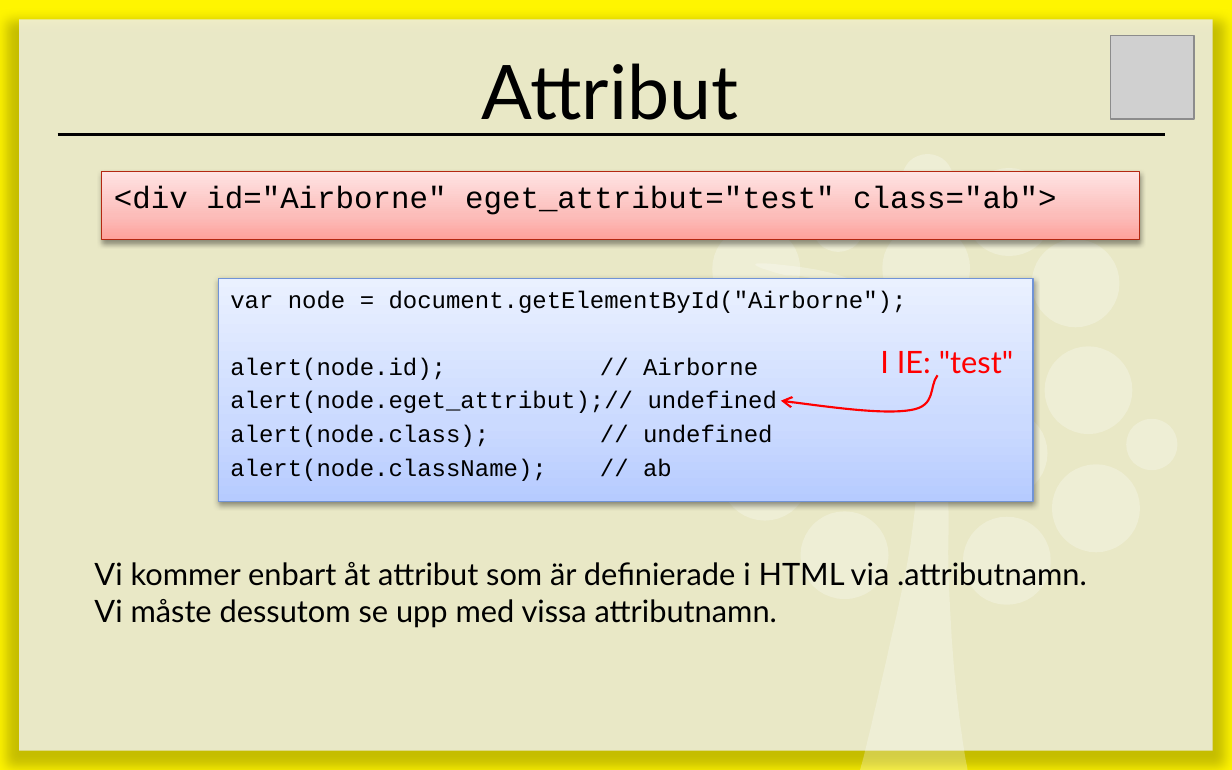
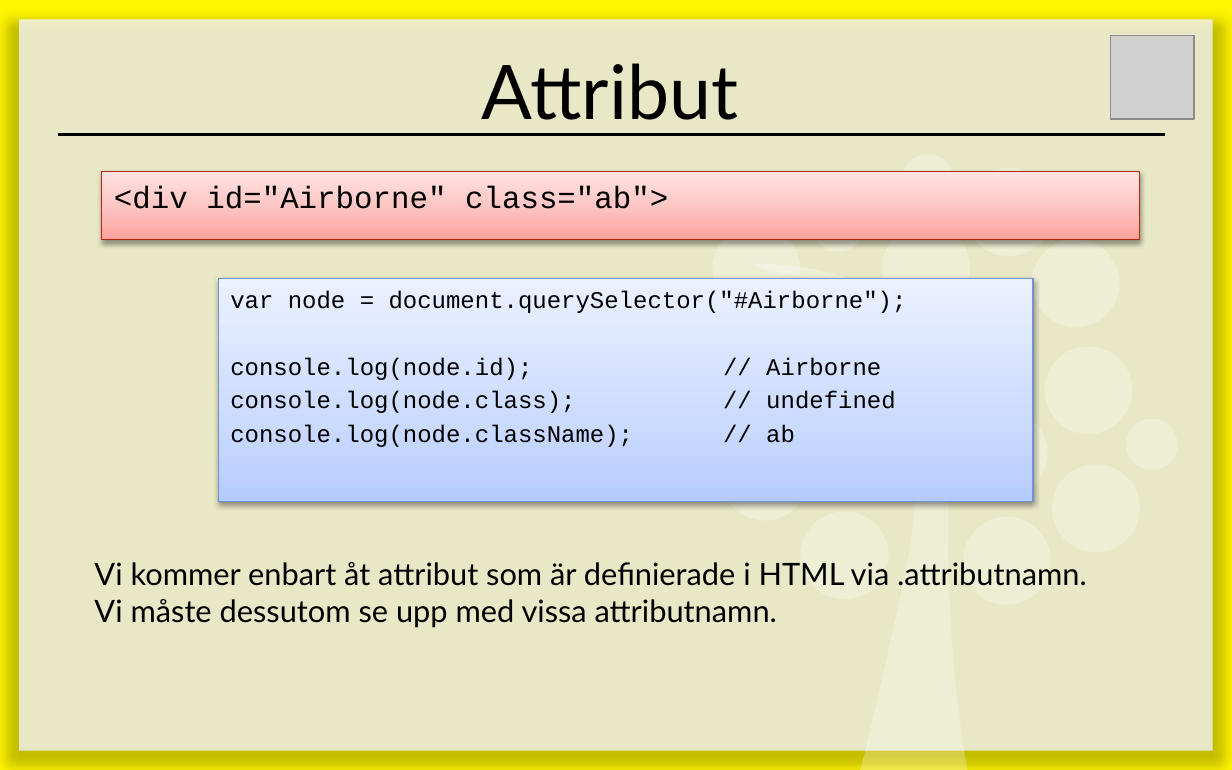
Before and after one commit to 1dv435/Kursmaterial, a slide deck: slide 10 of Föreläsningar/F07 - DOM.pptx (slide 12 before the commit). Drawn at 1232x770 pixels with LibreOffice and Linux fonts; fonts in the diff are those of the drawing; grey boxes stand for pictures. Boxes give left, top, right and bottom in pixels: in the first picture for what was removed or moved away, otherwise in the second. Text is boxed around its words. In the diff, an @@ line names an element or a change of style, - is before the commit and + after.

```diff
--- a/Föreläsningar/F07 - DOM.pptx
+++ b/Föreläsningar/F07 - DOM.pptx
@@ subtitle at [114, 186, 668, 209]: text changed @@
-<div id="Airborne" eget_attribut="test" class="ab">
+<div id="Airborne" class="ab">
@@ text in rectangle at [230, 290, 907, 447]: text changed @@
-var node = document.getElementById("Airborne");
-alert(node.id); // Airborne
-alert(node.eget_attribut);// undefined
-alert(node.class); // undefined
-alert(node.className); // ab
+var node = document.querySelector("#Airborne");
+console.log(node.id); // Airborne
+console.log(node.class); // undefined
+console.log(node.className); // ab
@@ text removed at [880, 351, 1013, 374] @@
-I IE: "test"
@@ freeform shape removed at [781, 376, 938, 411] @@
```
Also in this commit, not shown: 3 other slides changed, 2 slides removed.
